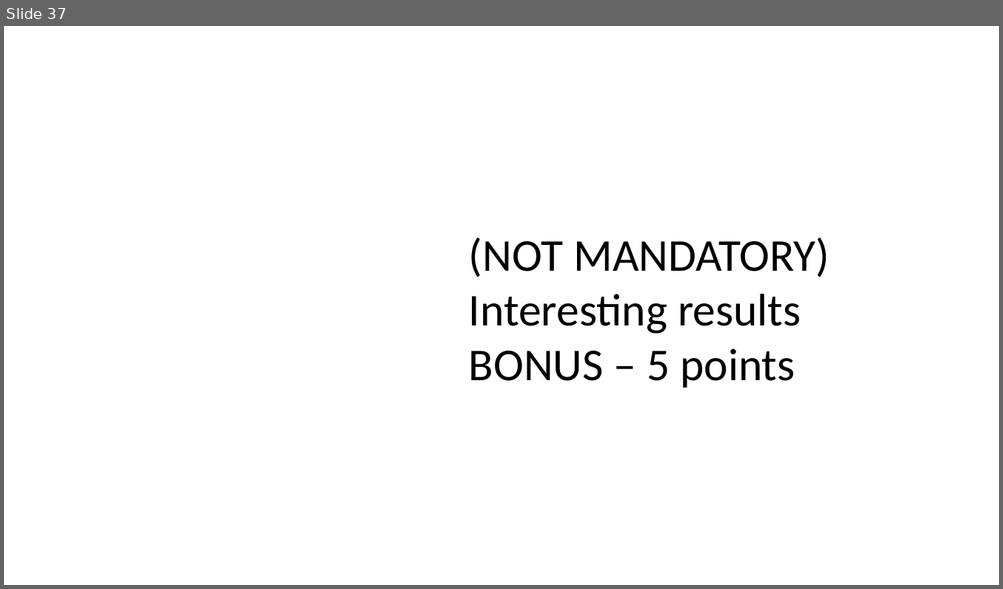
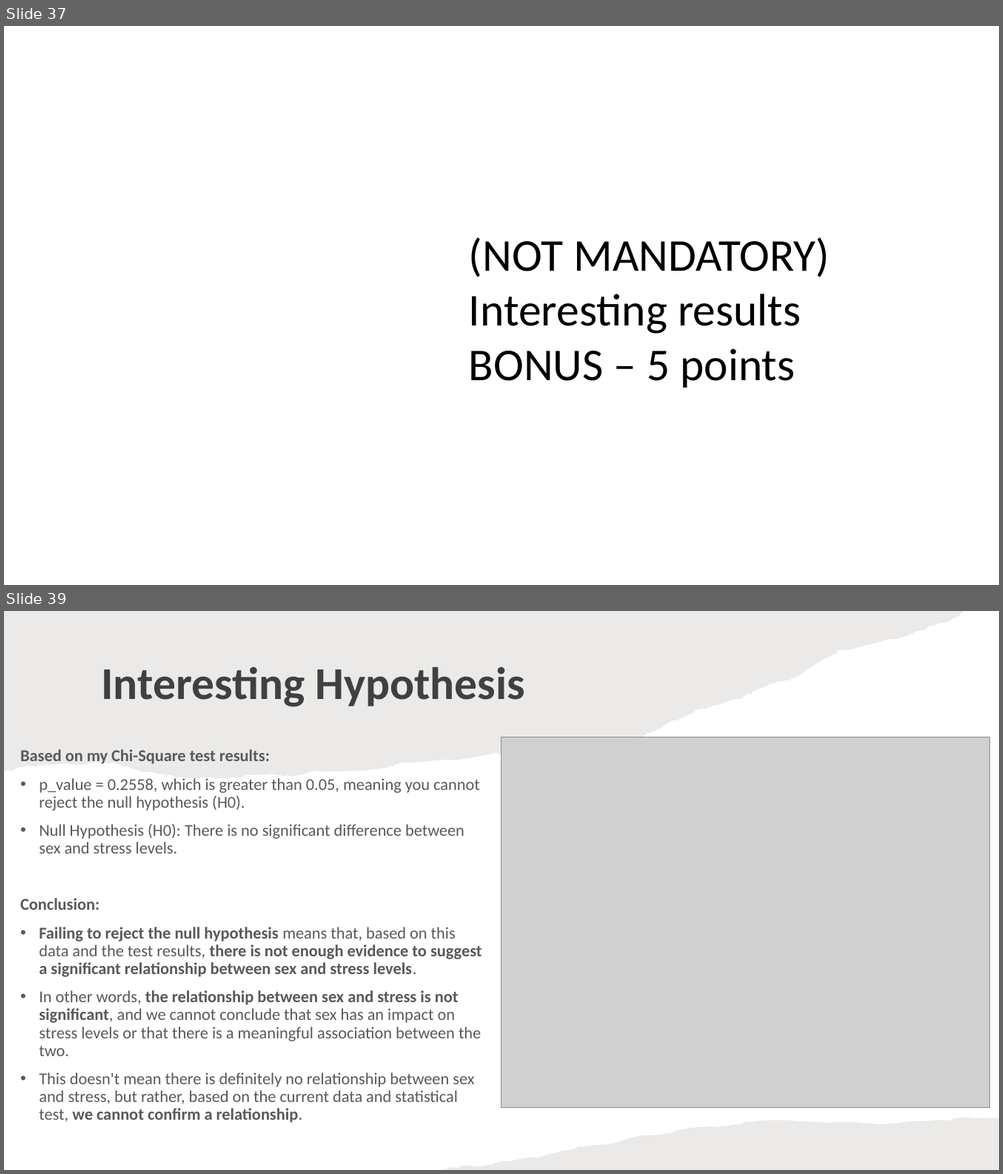
Before and after one commit to charlesyifanli/python_and_data, a slide deck: mini_project/SCSE 24 Mini-project presentation (Group No. ##).pptx. Shown one above the other, each under a label of ours: slide 37 before the commit, slides 37 and 39 after it; the slides between them are not shown. The pictures are 1003x589 and 1003x1174 pixels, drawn with LibreOffice and Linux fonts; fonts in the diff are those of the drawing; grey boxes stand for pictures; background and template pictures are left out. Boxes give left, top, right and bottom in pixels: in the first picture for what was removed or moved away, otherwise in the second. Text is boxed around its words. In the diff, an @@ line names an element or a change of style, - is before the commit and + after.

```diff
--- a/mini_project/SCSE 24 Mini-project presentation (Group No. ##).pptx
+++ b/mini_project/SCSE 24 Mini-project presentation (Group No. ##).pptx
@@ slide 39 added at [4,611,999,1170], background #FFFFFF @@
@@ freeform shape added at [4,611,965,779], fill #82766A at 15% opacity @@
@@ title added at [102,667,524,707], 44 pt, text #404040, bold @@
+Interesting Hypothesis
@@ picture added at [502,737,990,1107] @@
@@ text added at [20,749,482,1123], 16 pt, text #595959 @@
+Based on my Chi-Square test results:
+• p_value = 0.2558, which is greater than 0.05, meaning you cannot reject the null hypothesis (H0).
+• Null Hypothesis (H0): There is no significant difference between sex and stress levels.
+Conclusion:
+• Failing to reject the null hypothesis means that, based on this data and the test results, there is not enough evidence to suggest a significant relationship between sex and stress levels.
+• In other words, the relationship between sex and stress is not significant, and we cannot conclude that sex has an impact on stress levels or that there is a meaningful association between the two.
+• This doesn't mean there is definitely no relationship between sex and stress, but rather, based on the current data and statistical test, we cannot confirm a relationship.
@@ freeform shape added at [444,1118,999,1170], fill #82766A at 15% opacity @@
```
Also in this commit, not shown: 1 slide changed, 3 other slides added, 3 slides removed, 1 other file.
